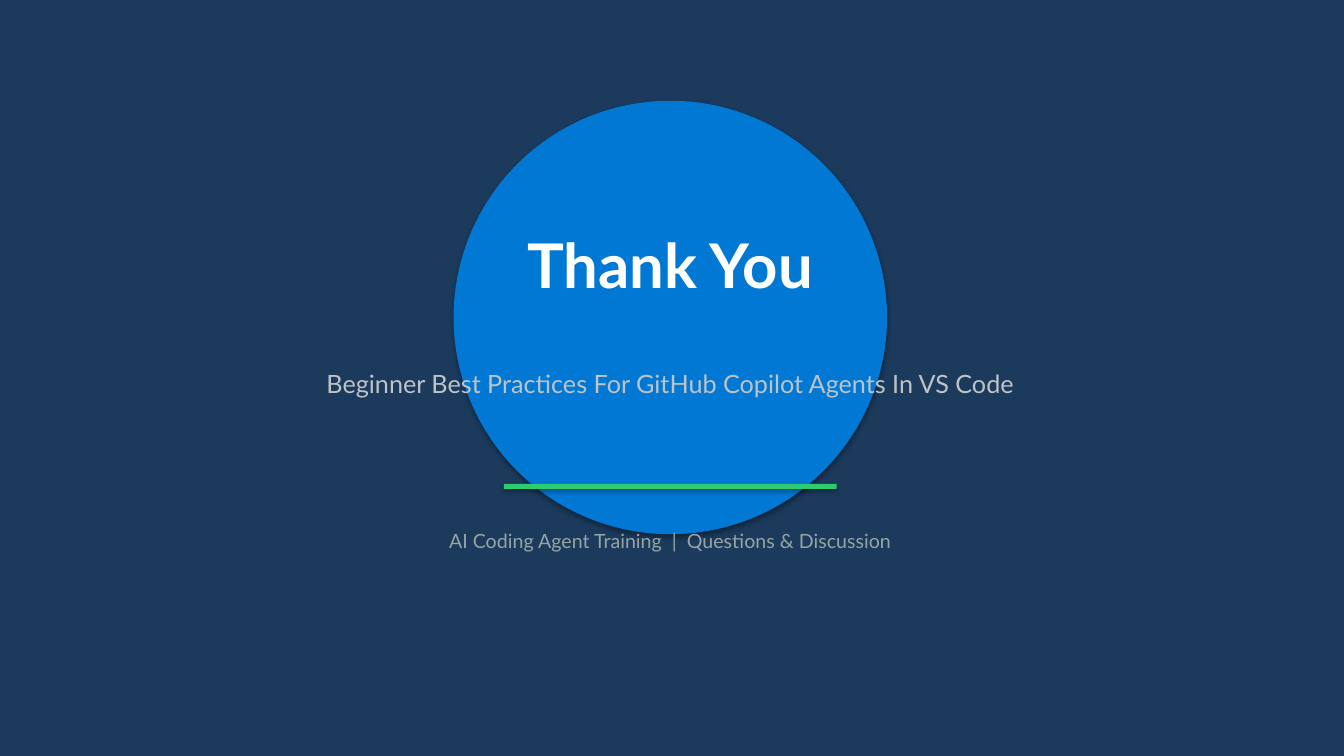
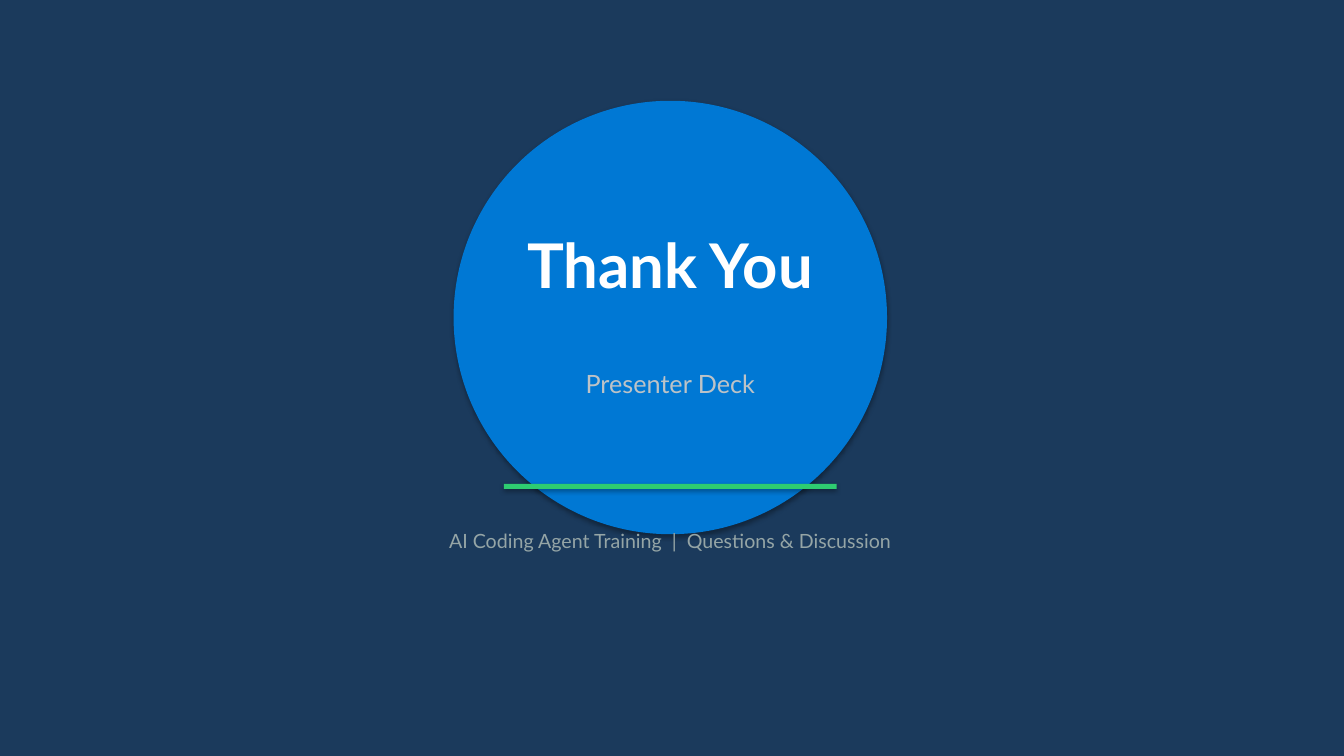
Before and after one commit to reyesry05/AI-Coding-Agent-Training, a slide deck: slide 18 of pptx-output/01-beginner-copilot-agent-best-practices.pptx (slide 19 before the commit). Drawn at 1344x756 pixels with LibreOffice and Linux fonts; fonts in the diff are those of the drawing. Boxes give left, top, right and bottom in pixels: in the first picture for what was removed or moved away, otherwise in the second. Text is boxed around its words. In the diff, an @@ line names an element or a change of style, - is before the commit and + after.

```diff
--- a/pptx-output/01-beginner-copilot-agent-best-practices.pptx
+++ b/pptx-output/01-beginner-copilot-agent-best-practices.pptx
@@ text at <box>586,374,755,393</box>: text changed @@
-Beginner Best Practices For GitHub Copilot Agents In VS Code
+Presenter Deck
```
Also in this commit, not shown: 4 other slides changed, 12 slides added, 13 slides removed, 45 other files.
